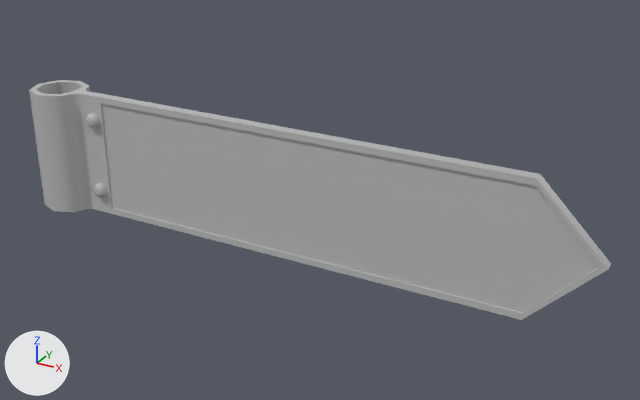
The FBX model Assets/Art_Assets/Streets/M_StreetSigns/SM_StreetSign_01.fbx as it was, and as the next commit left it.
Camera for both pictures: a camera (50 mm lens) standing at (0.764, -0.746, 0.376) and looking at (0.344, 0.017, -0.006). The axes (+X, +Y, +Z) are drawn at lower left. The lights are the same throughout. Where no turn or scale is listed for an object, it has been applied to the vertices.

Script lines for the objects in view, before the commit:
```python
me_mesh_006 = bpy.data.meshes.new('Mesh.006')
me_mesh_006.from_pydata(...)  # 249 vertices, 245 faces; spans x -0.035..0.651, y -0.035..0.035, z -0.074..0.074
me_mesh_006.materials.append(mat_m_streetsigns)  # grey #bcbcbc
ob_sm_streetsign_01 = bpy.data.objects.new('SM_StreetSign_01', me_mesh_006)
ob_sm_streetsign_01.location = (0.0, 0.0, 0.0)
```
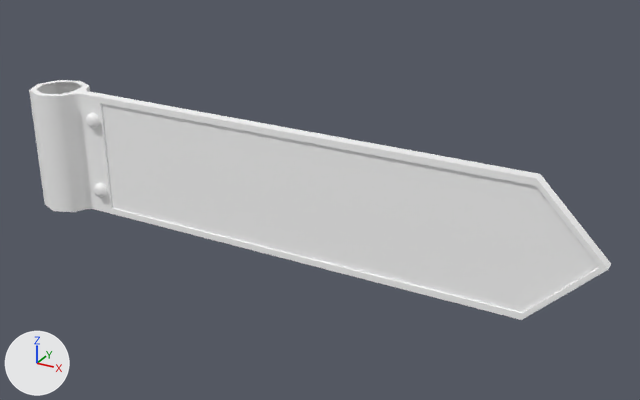
What differs and where, as boxes [x1, y1, x2, y2] in the pictures (640 x 400 px; the box of a moved part takes in the faces that stretch with it):
part 1 of me_mesh_006, moved or reshaped: before [36, 82, 611, 269]; after [68, 88, 611, 269]
part 2 of me_mesh_006, recoloured: [29, 80, 608, 320] in both

Diff of the bpy script that builds the scene:
```diff
--- a/Assets/Art_Assets/Streets/M_StreetSigns/SM_StreetSign_01.fbx.py
+++ b/Assets/Art_Assets/Streets/M_StreetSigns/SM_StreetSign_01.fbx.py
@@ mat_streetsigns @@
+mat_streetsigns = principled_material('StreetSigns')
+mat_streetsigns.base_color = (1.0, 1.0, 1.0)  # white #ffffff
@@ me_mesh_006 @@
 # used by ob_sm_streetsign_01; location = (0.0, 0.0, 0.0)
-me_mesh_006.from_pydata(...)  # 249 vertices, 245 faces; spans x -0.035..0.651, y -0.035..0.035, z -0.074..0.074
+me_mesh_006.from_pydata(...)  # 262 vertices, 248 faces; spans x -0.035..0.651, y -0.035..0.035, z -0.074..0.074
+# me_mesh_006 part 1
+# 21 faces are deleted
+# 6 vertices are added at (0.023, 0.0, 0.074), (0.023, 0.0, -0.074), (0.036, 0.0, 0.074), (0.03, 0.0, 0.074), (0.036, 0.0, -0.074), (0.03, 0.0, -0.074)
+# 7 new vertices lie (0.0, 0.006, 0.0) away from vertices in x 0.042..0.651, y -0.006, z -0.074..0.074
+# 24 new faces join them
+# me_mesh_006 part 2: 224 faces spanning x -0.035..0.651, y -0.035..0.035, z -0.074..0.074 switch from mat_m_streetsigns (grey #bcbcbc) to mat_streetsigns (white #ffffff)
```
